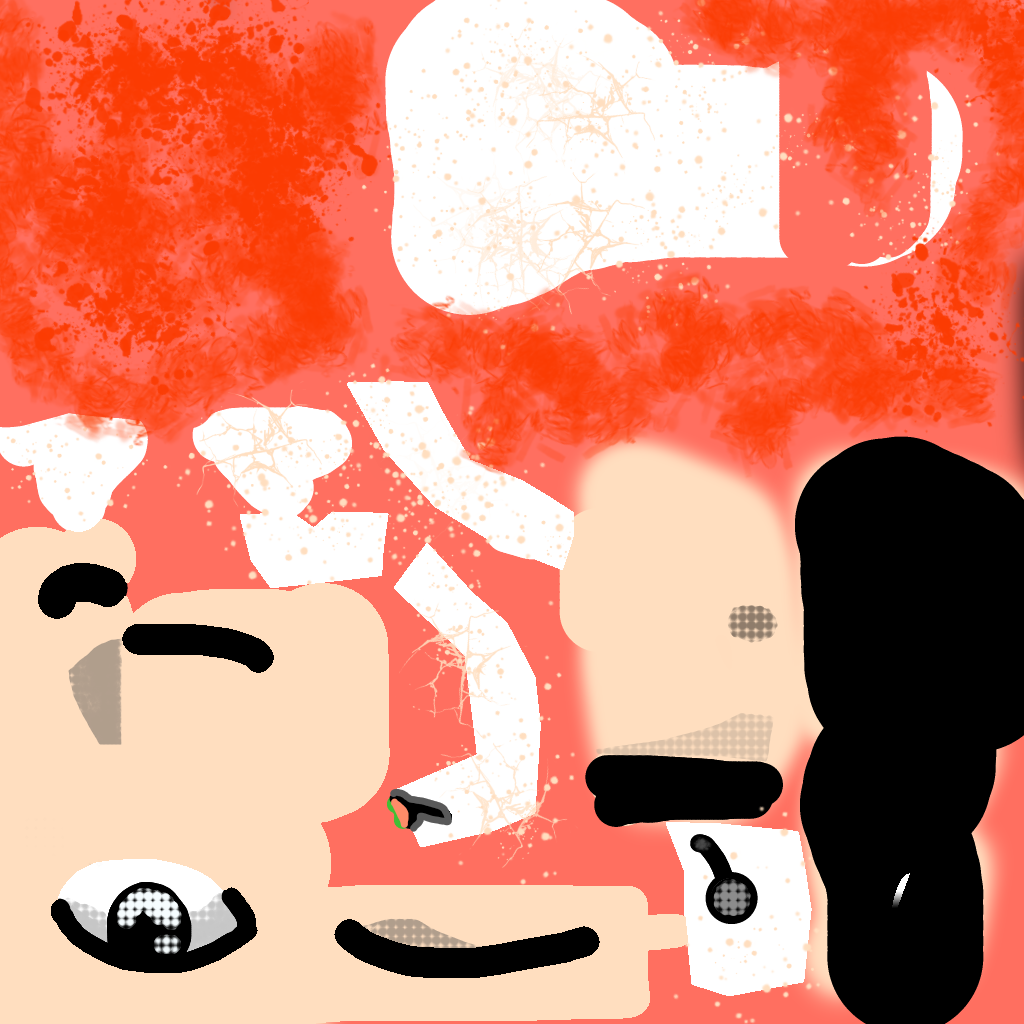
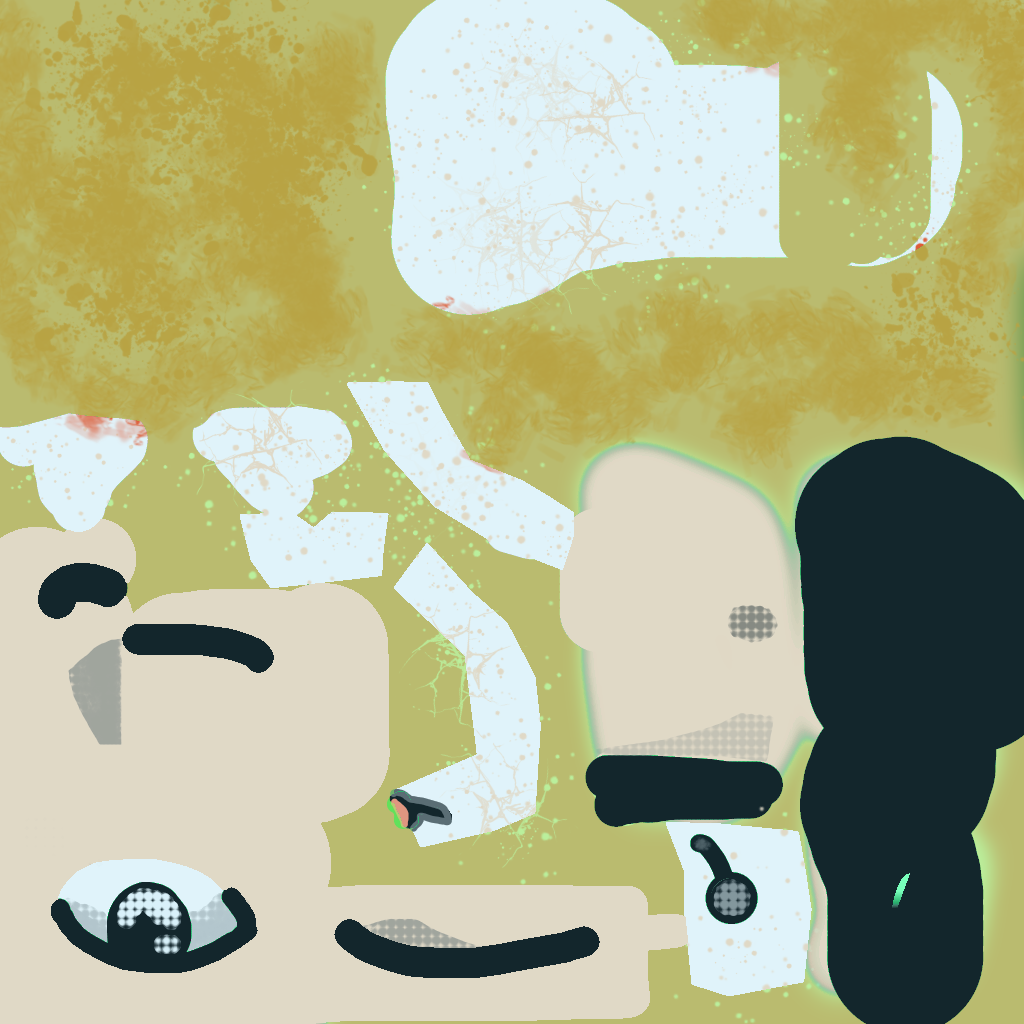
The second 1024×1024 image is a revision of the first. Changes to its layers:
added layer "Paint Layer 6" (53%) above "Paint Layer 5" over [0, 0, 1024, 1024]
painted on "Paint Layer 3" over [0, 0, 1024, 960]
painted on "Copy of Background" over [0, 0, 1024, 1024]
painted on "Paint Layer 4" over [0, 256, 896, 1024]
painted on "Paint Layer 1" over [0, 0, 1024, 1024]
